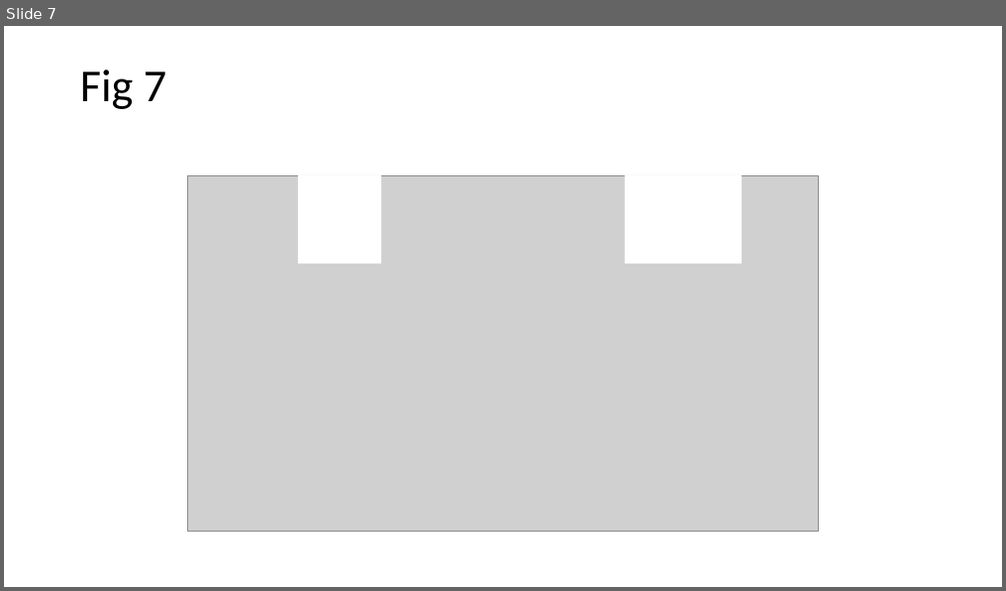
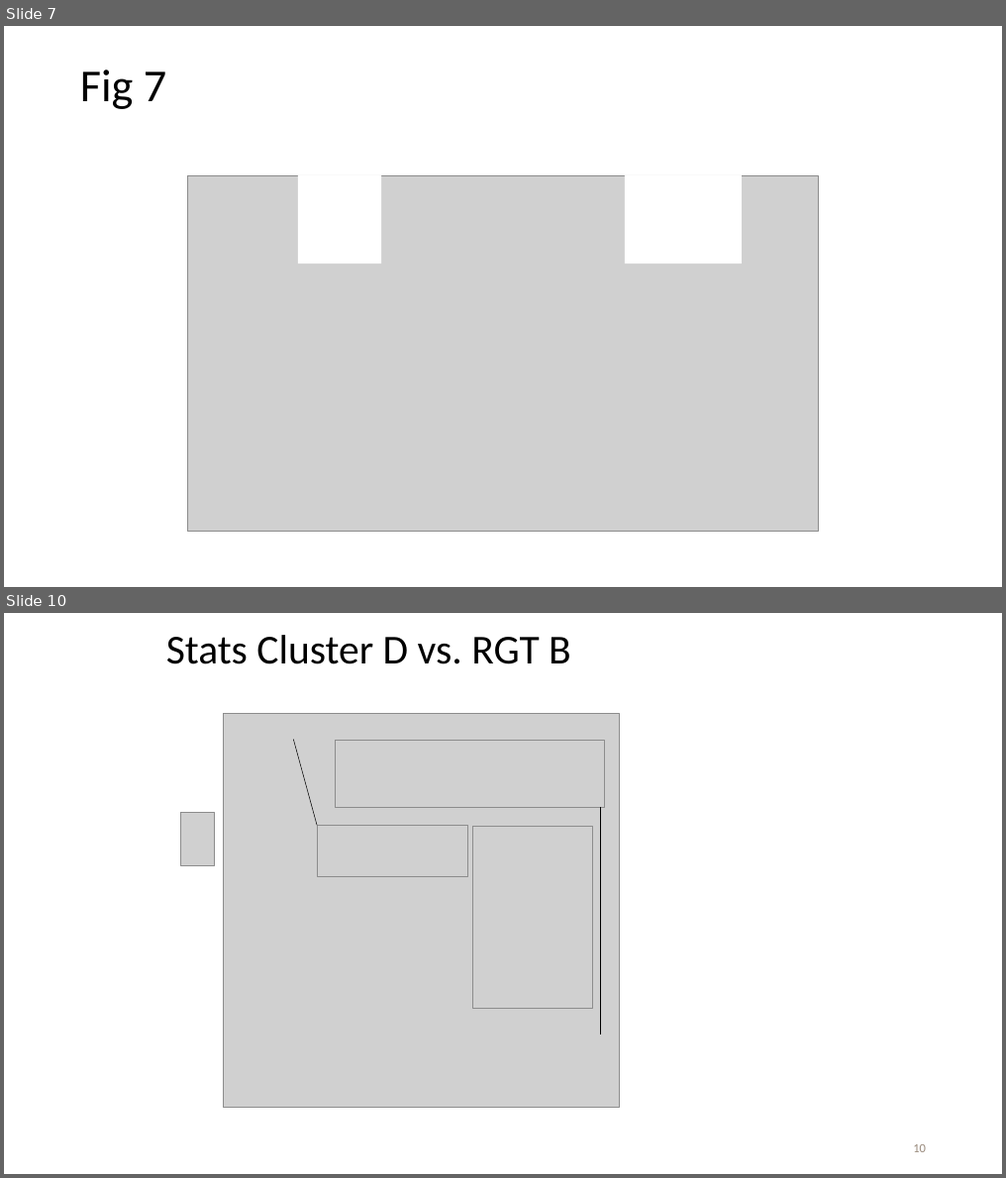
Before and after one commit to ncats/scaffoldanalytics, a slide deck: pres/Scaffold analytics figures to modify with chemical structures.pptx. Shown one above the other, each under a label of ours: slide 7 before the commit, slides 7 and 10 after it; the slides between them are not shown. The pictures are 1006x591 and 1006x1178 pixels, drawn with LibreOffice and Linux fonts; fonts in the diff are those of the drawing; grey boxes stand for pictures. Boxes give left, top, right and bottom in pixels: in the first picture for what was removed or moved away, otherwise in the second. Text is boxed around its words. In the diff, an @@ line names an element or a change of style, - is before the commit and + after.

```diff
--- a/pres/Scaffold analytics figures to modify with chemical structures.pptx
+++ b/pres/Scaffold analytics figures to modify with chemical structures.pptx
@@ slide 10 added at [4,613,1002,1174], background #FFFFFF @@
@@ title added at [166,635,571,664], 39.6 pt, text #000000 @@
+Stats Cluster D vs. RGT B
@@ picture added at [224,713,620,1108] @@
@@ line added from (294, 740) to (317, 826), #000000 0.5 pt @@
@@ picture added at [336,741,605,808] @@
@@ picture added at [180,812,214,865] @@
@@ line added from (600, 808) to (600, 1035), #000000 0.5 pt @@
@@ picture added at [317,826,467,877] @@
@@ picture added at [472,827,593,1008] @@
@@ line added from (611, 1007) to (620, 1035), #000000 0.5 pt @@
@@ page number added at [913,1145,926,1153], 12 pt, text #9A8B7D @@
+10
```
Also in this commit, not shown: 2 other slides added, 6 other files.
